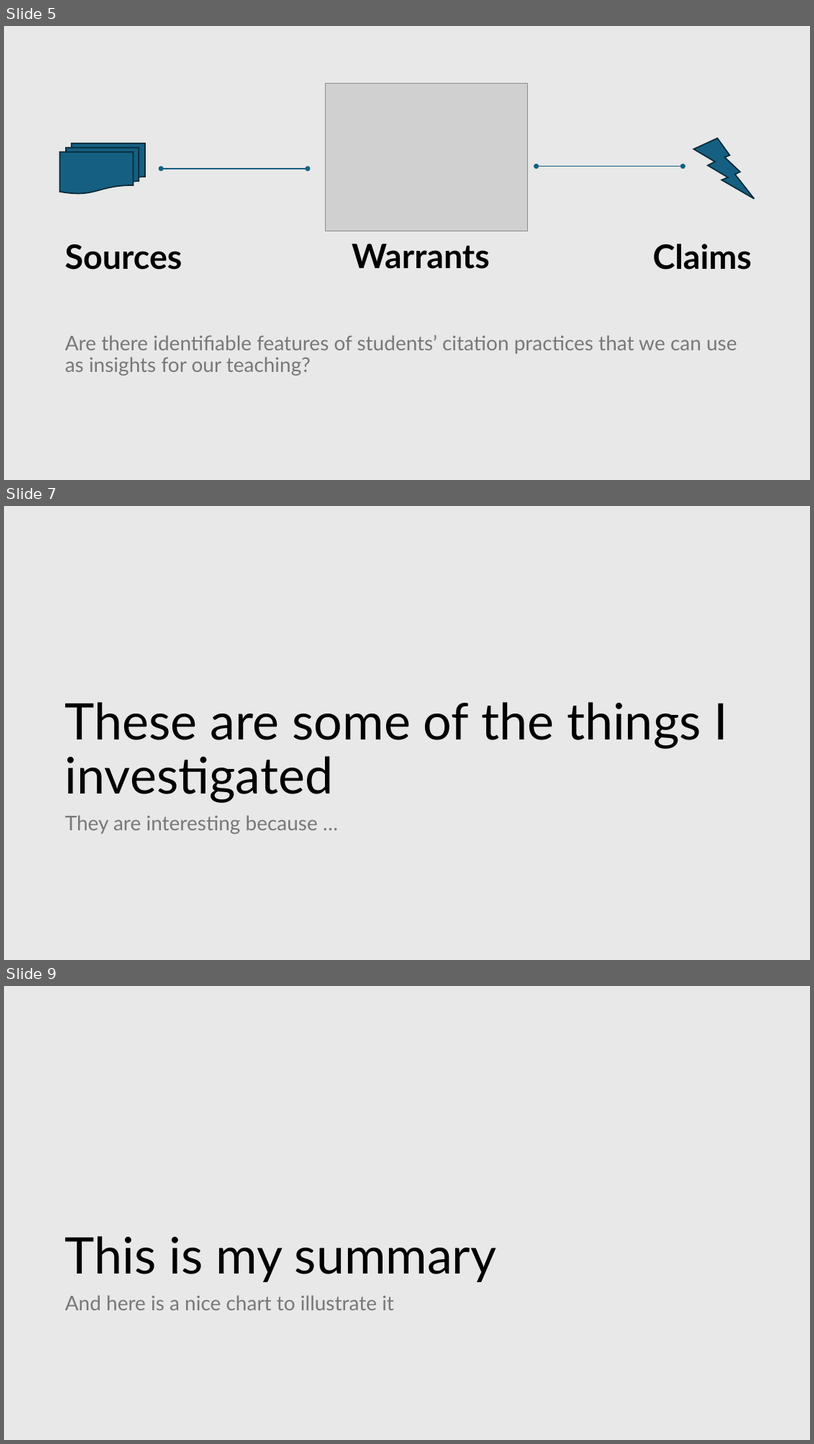
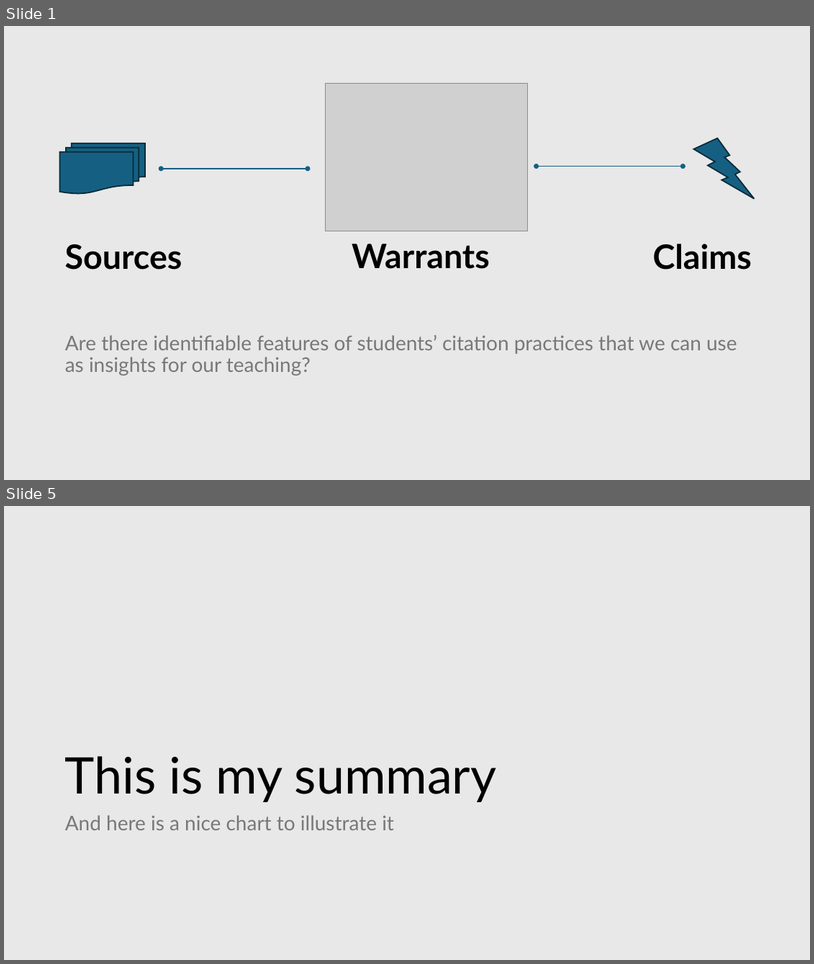
Before and after one commit to darrengarside/DAML_FinalProject, a slide deck: Final project prompt slides.pptx. Shown one above the other, each under a label of ours: slides 5, 7 and 9 before the commit, slides 1 and 5 after it; the slides between them are not shown. The pictures are 814x1444 and 814x964 pixels, drawn with LibreOffice and Linux fonts; fonts in the diff are those of the drawing; grey boxes stand for pictures; background and template pictures are left out. Boxes give left, top, right and bottom in pixels: in the first picture for what was removed or moved away, otherwise in the second. Text is boxed around its words. In the diff, an @@ line names an element or a change of style, - is before the commit and + after.

```diff
--- a/Final project prompt slides.pptx
+++ b/Final project prompt slides.pptx
@@ slide 7 removed at bbox=[4, 506, 810, 960], background #E8E8E8 @@
@@ title removed at bbox=[65, 702, 729, 803] @@
-These are some of the things I investigated
@@ text removed at bbox=[65, 815, 318, 834] @@
-They are interesting because …
@@ what was slide 5 is now slide 1 @@
@@ what was slide 9 is now slide 5 @@
```
Also in this commit, not shown: 1 slide changed, 2 slides added, 5 other slides removed.
